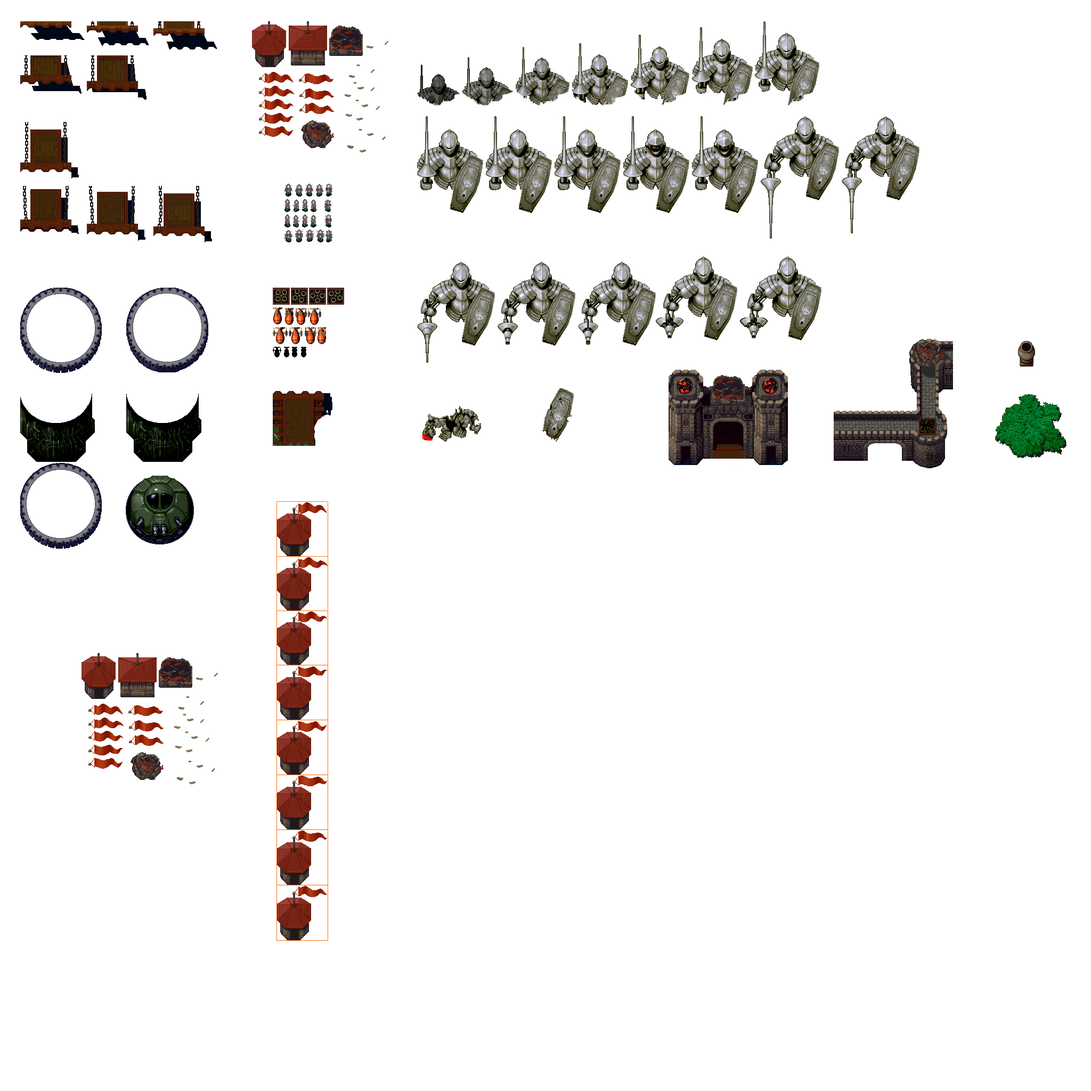
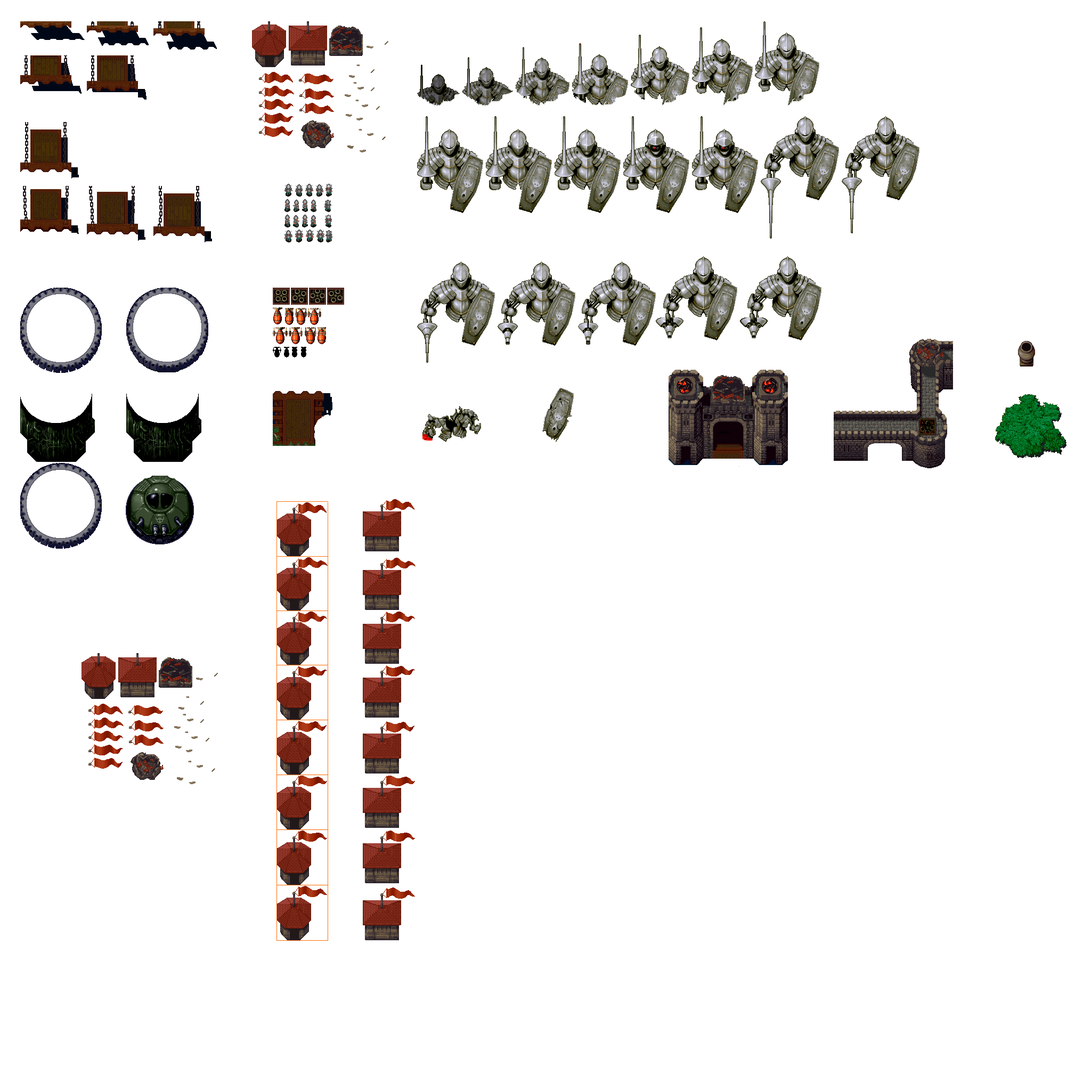
Layers edited between the first and the second w=1091, h=1091 image:
added layer "Capa 9" above "Capa 0" over [362, 499, 416, 941]
